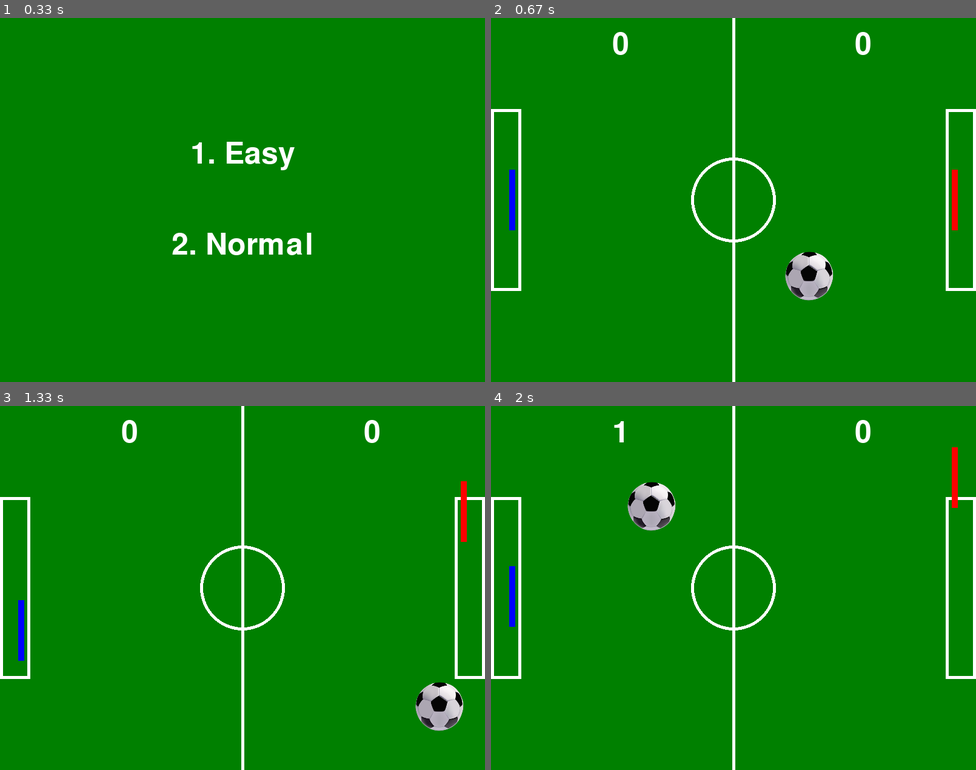
Above: before the commit, frames 1-4 (two rows, left to right).
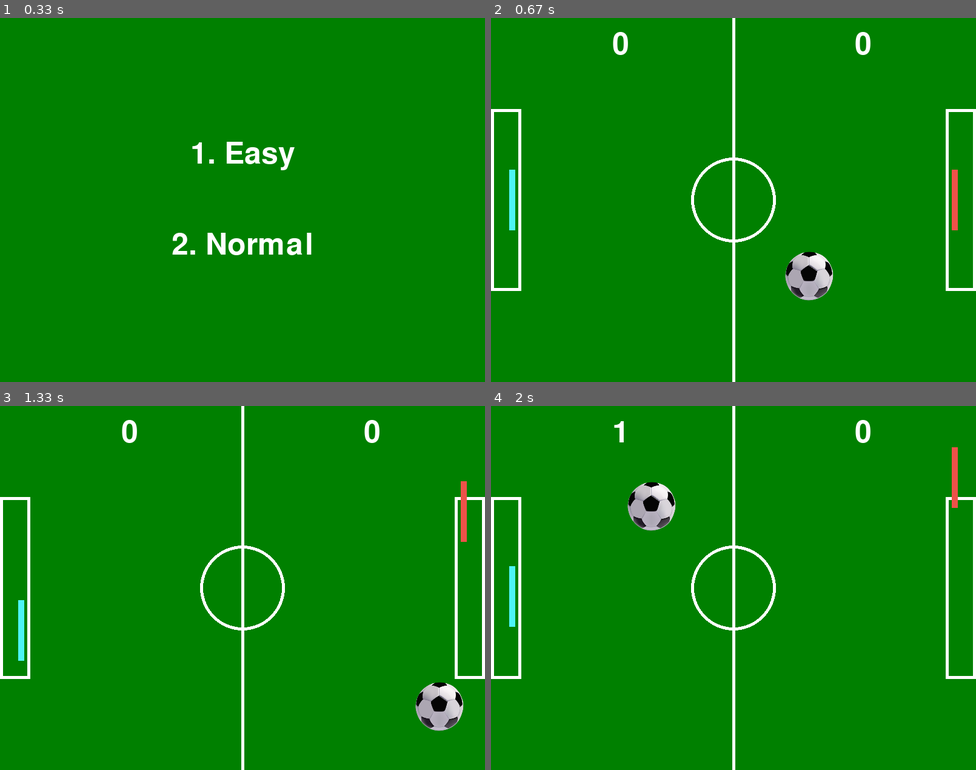
Above: after the commit, the same moments.

Repository: ibaragozz/lesson8-pygame
Game: pygame game, started from main.py
Two runs of this game, one before a commit and one after it. Both use one fixed random seed, a clock stepped at 60 frames per second and the inputs below.
Inputs:
- Up to frame 1 (0.33 s): no input
- Up to frame 2 (0.67 s): tap 1 at 0.33 s
- Up to frame 3 (1.33 s): hold Up 0.67-1.13 s; hold Down from 1.17 s (still down); hold S from 1.17 s (still down)
- Up to frame 4 (2 s): release Down at 1.47 s; release S at 1.47 s; hold Up 1.5-1.87 s; hold W 1.5-1.87 s; hold Down from 1.9 s (still down); hold S from 1.9 s (still down)

Frame 1 is identical in both runs. In frame 2, 0.4% of the frame differs, in the area x 3-97%, y 41-59%; in frame 3, 0.4%; in frame 4, 0.4%.

Commit message:
change colors

Diff:
--- a/main.py
+++ b/main.py
@@ -12,8 +12,8 @@
 # Цвета
 WHITE = (255, 255, 255)
 GREEN = (0, 128, 0)
-BLUE = (0, 0, 255)
-RED = (255, 0, 0)
+BLUE = (77, 244, 246)
+RED = (238, 82, 73)
 YELLOW = (255, 255, 0)
 
 # Параметры игры
